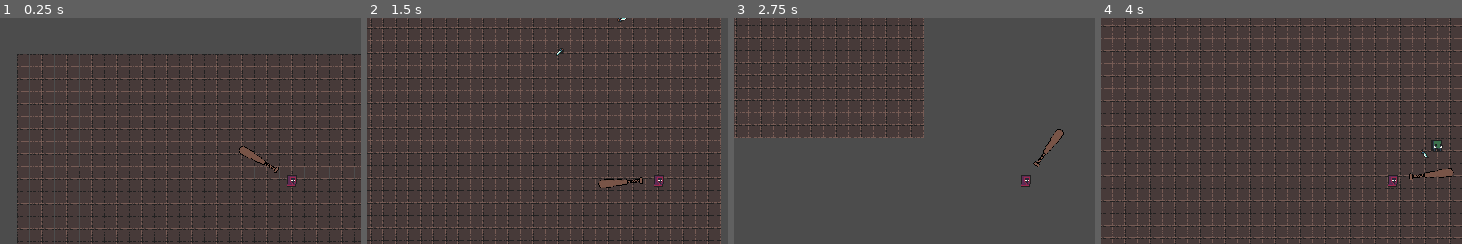
Above: before the commit, frames 1-4 (left to right).
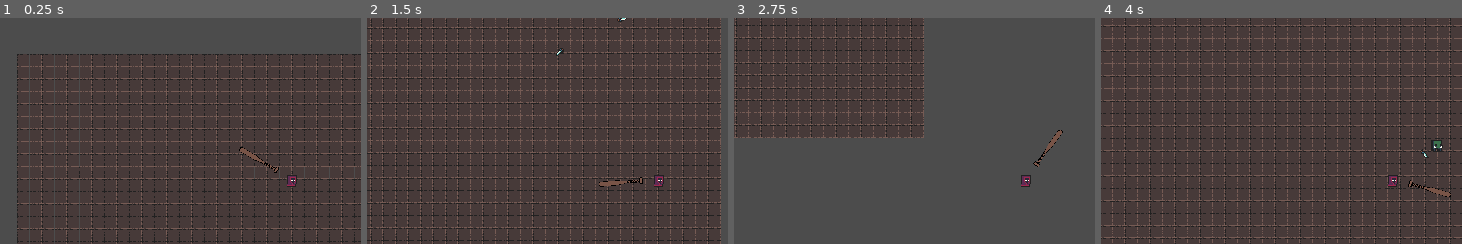
Above: after the commit, the same moments.

Repository: Kiingst/Dont-Bring-a-Bat-to-Gun-Fight
Game: Godot game, scene res://Assets/Levels/Level_Script/Level.tscn
Two runs of this game, one before a commit and one after it. Both use one fixed random seed, a clock stepped at 60 frames per second and the inputs below.
Inputs (mouse positions are % of the whole screen's width and height, from its top left):
- Up to frame 1 (0.25 s): no input
- Up to frame 2 (1.5 s): tap Enter at 0.5 s; move the mouse to (80, 47) at 0.52 s; press the mouse at (80, 47) at 0.53 s; hold D (Move_Right) 0.53-1.28 s; move the mouse to (33, 57) at 1.27 s; release the mouse at (33, 57) at 1.28 s; hold S (Move_Down) from 1.28 s (still down); tap Space (Roll) at 1.35 s
- Up to frame 3 (2.75 s): click (33, 57) at 1.55 s; move the mouse to (66, 29) at 2.02 s; release S (Move_Down) at 2.03 s; press the mouse at (66, 29) at 2.03 s; hold D (Move_Right) from 2.03 s (still down)
- Up to frame 4 (4 s): move the mouse to (50, 72) at 2.77 s; release D (Move_Right) at 2.78 s; release the mouse at (50, 72) at 2.78 s; hold W (Move_Up) 2.78-3.53 s; click (50, 72) at 2.85 s; move the mouse to (89, 67) at 3.52 s; press the mouse at (89, 67) at 3.53 s; hold A (Move_Left) from 3.53 s (still down); tap Space (Roll) at 3.6 s
The pictures show only the part of the screen within x 15-65%, y 16-66%; the shares and areas given below are measured in that part.

The runs differ from the first frame. In frame 1, 0.1% of the frame differs, in the area x 66-76%, y 56-66%; in frame 2, 0.1%; in frame 3, 0.1%; in frame 4, 0.5%, in the area x 85-98%, y 66-80%.

Commit message:
ok

Diff:
--- a/Assets/Player/Player_Script/Player_Weapon.tscn
+++ b/Assets/Player/Player_Script/Player_Weapon.tscn
@@ -1,9 +1,10 @@
-[gd_scene load_steps=5 format=2]
+[gd_scene load_steps=6 format=2]
 
 [ext_resource path="res://Assets/Player/Player_Weapons/Bat/Weapon_Bat.png" type="Texture" id=1]
 
-[sub_resource type="RectangleShape2D" id=1]
-extents = Vector2( 9.5, 3 )
+[sub_resource type="CapsuleShape2D" id=5]
+radius = 2.5
+height = 14.0
 
 [sub_resource type="Animation" id=2]
 length = 0.001
@@ -54,10 +55,10 @@
 tracks/0/imported = false
 tracks/0/enabled = true
 tracks/0/keys = {
-"times": PoolRealArray( 0, 0.1, 0.3, 0.5 ),
-"transitions": PoolRealArray( 1, 1, 1, 1 ),
+"times": PoolRealArray( 0, 0.1, 0.2 ),
+"transitions": PoolRealArray( 1, 1, 1 ),
 "update": 0,
-"values": [ 0.0, 90.0, -90.0, 0.0 ]
+"values": [ 0.0, 90.0, 0.0 ]
 }
 tracks/1/type = "value"
 tracks/1/path = NodePath("Player_Weapon/Hit_Area/area:disabled")
@@ -66,10 +67,37 @@
 tracks/1/imported = false
 tracks/1/enabled = true
 tracks/1/keys = {
-"times": PoolRealArray( 0, 0.1, 0.3 ),
+"times": PoolRealArray( 0, 0.1 ),
+"transitions": PoolRealArray( 1, 1 ),
+"update": 1,
+"values": [ false, true ]
+}
+
+[sub_resource type="Animation" id=6]
+resource_name = "Swing2"
+tracks/0/type = "value"
+tracks/0/path = NodePath("Player_Weapon:rotation_degrees")
+tracks/0/interp = 1
+tracks/0/loop_wrap = true
+tracks/0/imported = false
+tracks/0/enabled = true
+tracks/0/keys = {
+"times": PoolRealArray( 0, 0.1, 0.2 ),
 "transitions": PoolRealArray( 1, 1, 1 ),
+"update": 0,
+"values": [ 0.0, -90.0, 0.0 ]
+}
+tracks/1/type = "value"
+tracks/1/path = NodePath("Player_Weapon/Hit_Area/area:disabled")
+tracks/1/interp = 1
+tracks/1/loop_wrap = true
+tracks/1/imported = false
+tracks/1/enabled = true
+tracks/1/keys = {
+"times": PoolRealArray( 0, 0.1 ),
+"transitions": PoolRealArray( 1, 1 ),
 "update": 1,
-"values": [ true, false, true ]
+"values": [ false, true ]
 }
 
 [node name="Player_Weapon" type="Node2D"]
@@ -77,16 +105,18 @@
 [node name="Player_Weapon" type="Sprite" parent="."]
 scale = Vector2( 0.5, 0.5 )
 texture = ExtResource( 1 )
+offset = Vector2( 100, 0 )
 
 [node name="Hit_Area" type="Area2D" parent="Player_Weapon"]
 scale = Vector2( 4, 4 )
 
 [node name="area" type="CollisionShape2D" parent="Player_Weapon/Hit_Area"]
-position = Vector2( 4.5, 0 )
-shape = SubResource( 1 )
+position = Vector2( 5, -0.5 )
+rotation = 1.5708
+shape = SubResource( 5 )
 disabled = true
 
 [node name="AnimationPlayer" type="AnimationPlayer" parent="."]
 anims/RESET = SubResource( 2 )
 anims/Swing1 = SubResource( 3 )
-anims/Swing2 = SubResource( 3 )
+anims/Swing2 = SubResource( 6 )
Binary file changed: Assets/Player/Player_Weapons/Bat/Weapon_Bat.png
